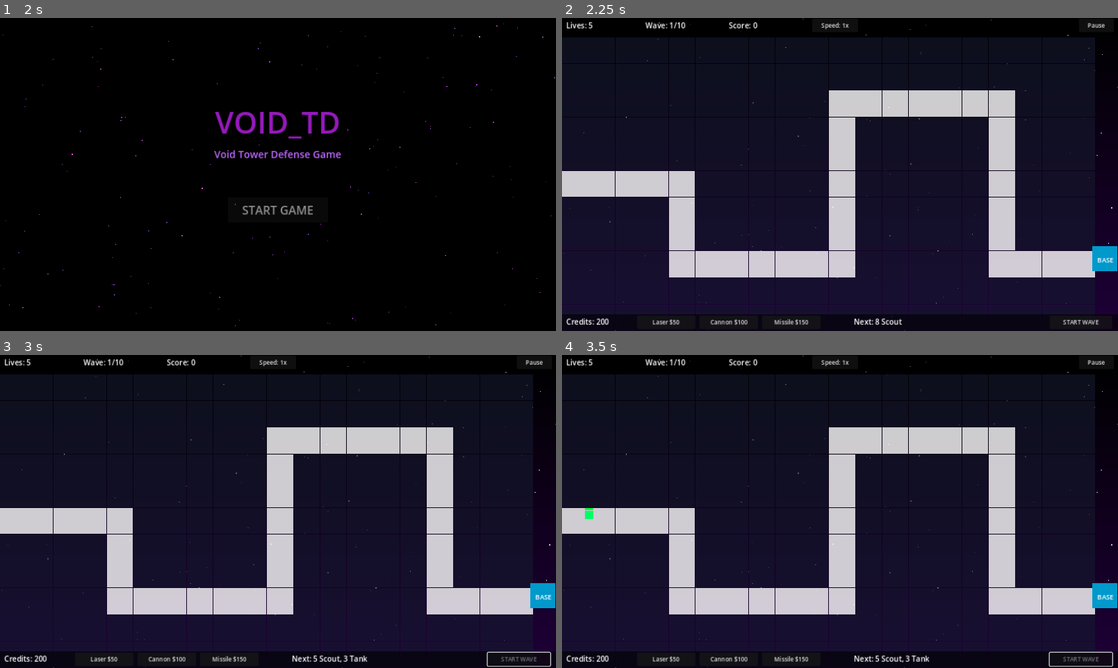
Above: before the commit, frames 1-4 (two rows, left to right).
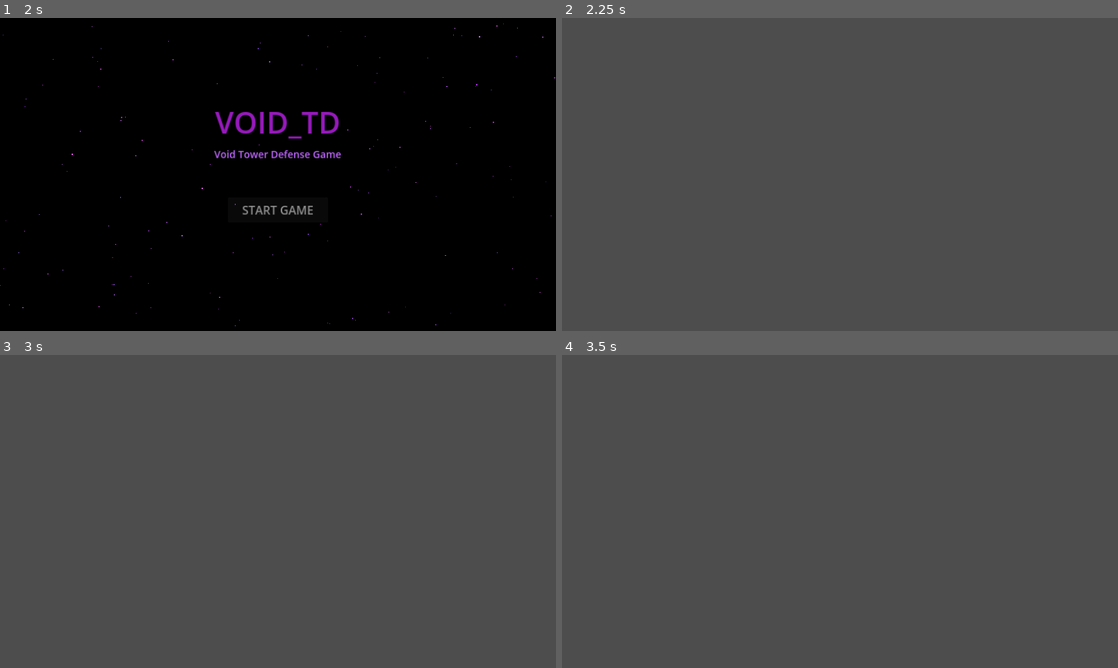
Above: after the commit, the same moments.

Repository: brew354/void_TD
Game: Godot game, scene res://Scenes/MenuScene.tscn
The game is run twice, just before and just after one commit, with the same random seed, the same clock (stepped at 60 frames per second) and the same inputs.
Inputs (mouse positions are in pixels of both pictures, inside the frame that each line leads up to):
- Up to frame 1 (2 s): move the mouse to (400, 158) at 0.52 s; click (400, 158) at 0.67 s; move the mouse to (166, 190) at 1.27 s; click (166, 190) at 1.42 s
- Up to frame 2 (2.25 s): click "START GAME" at 2 s
- Up to frame 3 (3 s): click (517, 658) at 2.75 s, where only the run before the commit has a clickable "START WAVE"
- Up to frame 4 (3.5 s): no input

Frame 1 is identical in both runs. In frame 2, 100% of the frame differs, in the area x 0-100%, y 0-100%; in frame 3, 100%; in frame 4, 100%.
Error after the commit: Parse Error: Cannot infer the type of "strip_w" variable because the value doesn't have a set type. (res://Scenes/GameScene.gd:359)

Commit message:
Fix map background to true black-to-dark-purple horizontal gradient
- Replace GradientTexture2D (unreliable in Node2D) with custom _HorizGradient
  inner class that draws 80 vertical strips left-to-right: black → #260040
- Reduce empty tile alpha and remove blue tint so gradient shows through

Co-Authored-By: Claude Sonnet 4.6 <noreply@anthropic.com>

Diff:
--- a/Void_TD/Nodes/TileNode.gd
+++ b/Void_TD/Nodes/TileNode.gd
@@ -11,7 +11,7 @@
 var row: int = 0
 var tile_state: GridManager.TileState = GridManager.TileState.EMPTY
 
-const COLOR_EMPTY    = Color(0.08, 0.10, 0.18, 0.6)
+const COLOR_EMPTY    = Color(0.04, 0.0, 0.06, 0.35)
 const COLOR_PATH     = Color(1.0, 1.0, 1.0, 0.8)
 const COLOR_OCCUPIED = Color(0.10, 0.30, 0.10, 0.8)
 const COLOR_HOVER    = Color(0.20, 0.50, 0.80, 0.7)
--- a/Void_TD/Scenes/GameScene.gd
+++ b/Void_TD/Scenes/GameScene.gd
@@ -84,18 +84,8 @@
 	add_child(projectile_layer)
 
 func _draw_background() -> void:
-	var gradient = Gradient.new()
-	gradient.set_color(0, Color(0.0, 0.0, 0.0))
-	gradient.set_color(1, Color(0.12, 0.0, 0.22))
-	var grad_tex = GradientTexture2D.new()
-	grad_tex.gradient = gradient
-	grad_tex.fill_from = Vector2(0.5, 0.0)
-	grad_tex.fill_to   = Vector2(0.5, 1.0)
-	var bg = TextureRect.new()
-	bg.texture = grad_tex
-	bg.size = Vector2(GameConfig.SCENE_WIDTH, GameConfig.SCENE_HEIGHT)
-	bg.stretch_mode = TextureRect.STRETCH_SCALE
-	background_layer.add_child(bg)
+	var grad = _HorizGradient.new()
+	background_layer.add_child(grad)
 	# Simple star dots
 	for i in range(120):
 		var star = ColorRect.new()
@@ -360,6 +350,18 @@
 	hud.update_next_wave(_wave_preview_text())
 	hud.set_start_wave_enabled(true)
 
+## Left-to-right gradient: black → dark purple
+class _HorizGradient extends Node2D:
+	func _draw() -> void:
+		var steps := 80
+		var sw := GameConfig.SCENE_WIDTH
+		var sh := GameConfig.SCENE_HEIGHT
+		var strip_w := ceil(float(sw) / steps) + 1
+		for i in range(steps):
+			var t := float(i) / float(steps - 1)
+			var c := Color(0.0, 0.0, 0.0).lerp(Color(0.15, 0.0, 0.25), t)
+			draw_rect(Rect2(i * float(sw) / steps, 0, strip_w, sh), c)
+
 # ── Game Over ─────────────────────────────────────────────────────────────────
 func _trigger_game_over(victory: bool) -> void:
 	Engine.time_scale = 1.0
